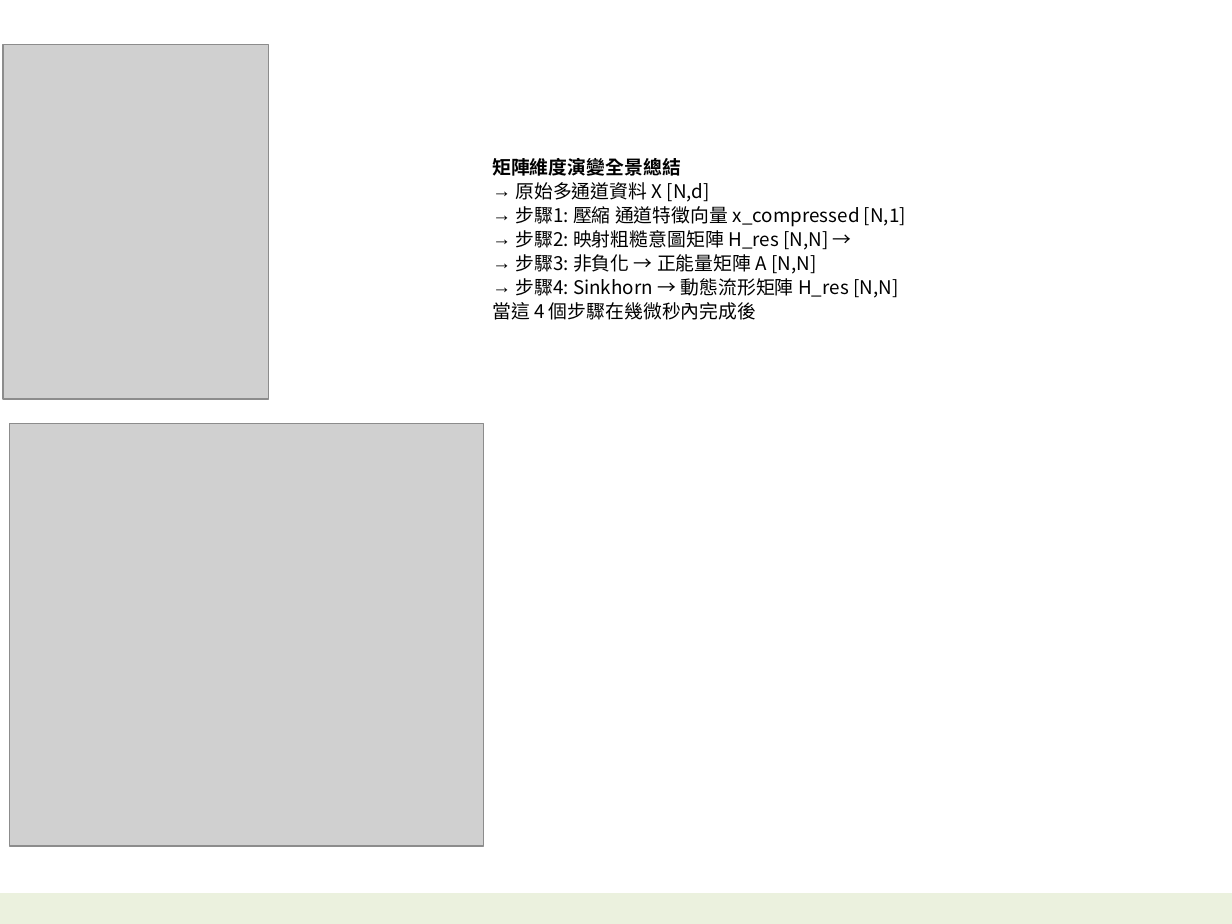
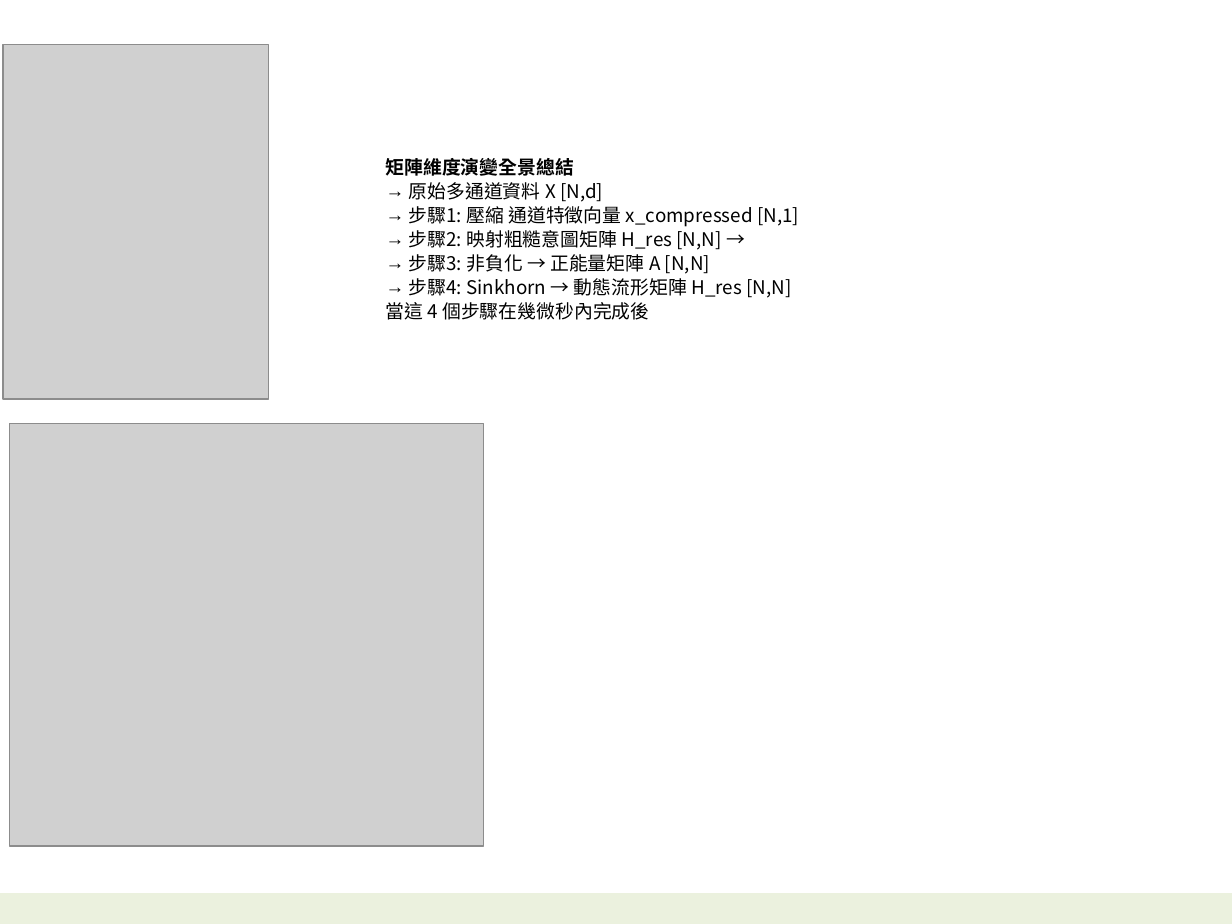
Before and after one commit to navibator/crazy-ai, a slide deck: slide 10 of ai-deepseek.pptx. Drawn at 1232x924 pixels with LibreOffice and Linux fonts; fonts in the diff are those of the drawing; grey boxes stand for pictures. Boxes give left, top, right and bottom in pixels: in the first picture for what was removed or moved away, otherwise in the second. Text is boxed around its words. In the diff, an @@ line names an element or a change of style, - is before the commit and + after.

Commit message:
create branch for kimi and deepseek

```diff
--- a/ai-deepseek.pptx
+++ b/ai-deepseek.pptx
@@ text "矩陣維度演變全景總結": place and size @@
-text "矩陣維度演變全景總結" at (492, 158, 906, 320)
+text "矩陣維度演變全景總結" at (386, 158, 799, 320)
```
